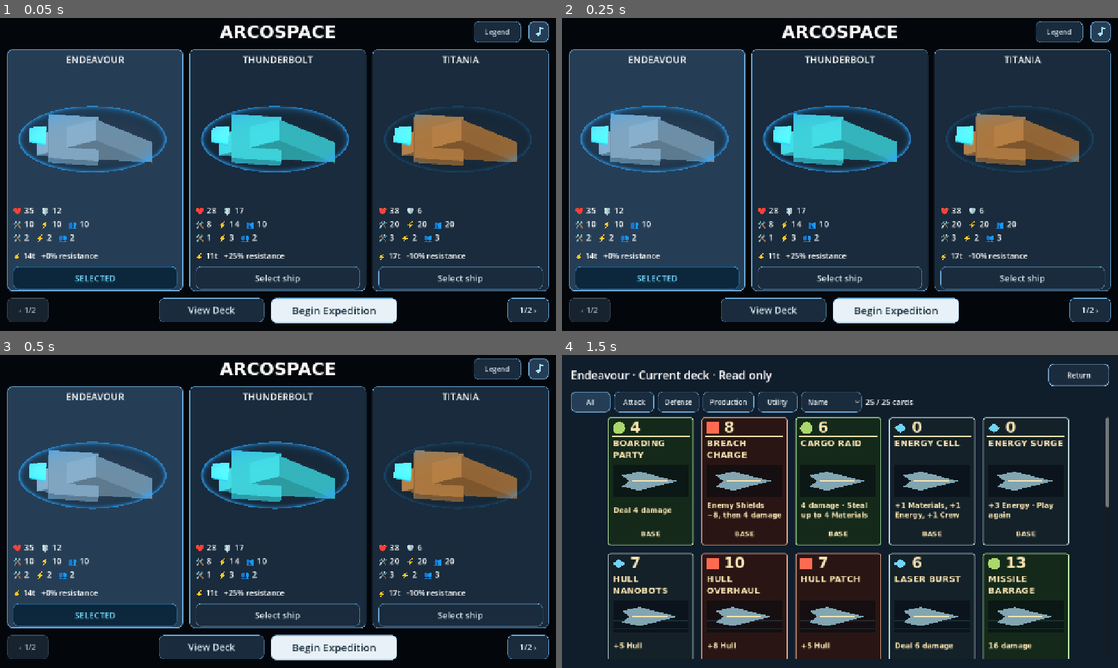
Above: before the commit, frames 1-4 (two rows, left to right).
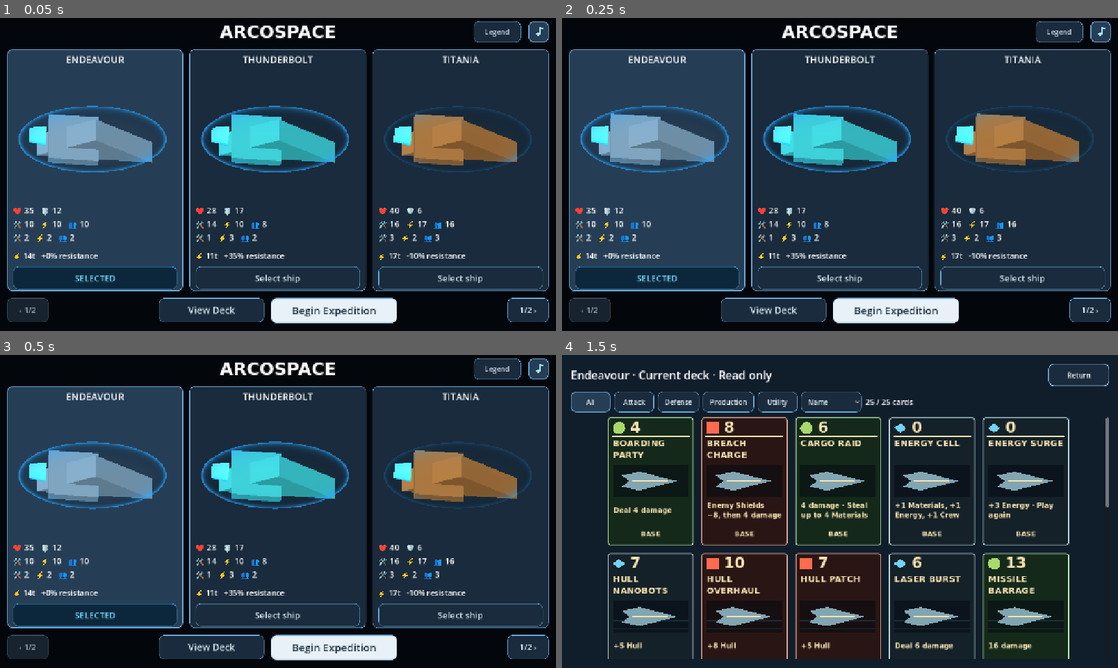
Above: after the commit, the same moments.

Repository: RPGMaster2000/arcospace
Game: Godot game, scene res://scenes/battle_setup.tscn
The game is run twice, just before and just after one commit, with the same random seed, the same clock (stepped at 60 frames per second) and the same inputs.
Inputs:
- Up to frame 1 (0.05 s): no input
- Up to frame 2 (0.25 s): no input
- Up to frame 3 (0.5 s): no input
- Up to frame 4 (1.5 s): click "Begin Expedition" at 0.5 s; click "Deck" at 1.25 s

The runs differ from the first frame. In frame 1, 0.2% of the frame differs, in the area x 37-82%, y 60-77%; in frame 2, 0.2%; in frame 3, 0.2%; in frame 4, nothing differs.

Commit message:
Rebalanced starting resources and attributes to some ships.

Diff:
--- a/ships/player/callisto.tres
+++ b/ships/player/callisto.tres
@@ -1,7 +1,6 @@
-[gd_resource type="Resource" script_class="ShipData" format=3]
+[gd_resource type="Resource" script_class="ShipData" format=3 uid="uid://bwnql14561x3a"]
 
 [ext_resource type="Script" uid="uid://b36leqx5vbv1c" path="res://scripts/ship_data.gd" id="1_s4cye"]
-
 [ext_resource type="Resource" path="res://cards/01_shield_plating.tres" id="Card1"]
 [ext_resource type="Resource" path="res://cards/02_shield_array.tres" id="Card2"]
 [ext_resource type="Resource" path="res://cards/03_hull_patch.tres" id="Card3"]
@@ -30,19 +29,14 @@
 
 [resource]
 script = ExtResource("1_s4cye")
+ship_name = "Callisto"
+subtitle = "Shield Cruiser"
 role = "Energy / Shields"
-subtitle = "Shield Cruiser"
-ftl_resistance = 0.0
-ftl_turns = 14
+summary = "Energy specialist; extra Materials reserves support Shields and Reactor development."
+shields = 12
+energy = 8
+crew = 12
+reactor = 3
 quarters = 1
-reactor = 3
-synthesizer = 2
-crew = 10
-energy = 10
-materials = 12
-shields = 12
-hull_capacity = 35
-ship_name = "Callisto"
-summary = "Energy specialist; extra Materials reserves support Shields and Reactor development."
 hull_color = Color(0.52, 0.67, 0.78, 1)
 starting_cards = Array[Resource]([ExtResource("Card1"), ExtResource("Card2"), ExtResource("Card3"), ExtResource("Card4" …(483 unchanged characters)…
--- a/ships/player/ganymede.tres
+++ b/ships/player/ganymede.tres
@@ -1,7 +1,6 @@
-[gd_resource type="Resource" script_class="ShipData" format=3]
+[gd_resource type="Resource" script_class="ShipData" format=3 uid="uid://d2bqoemd4wdyy"]
 
 [ext_resource type="Script" uid="uid://b36leqx5vbv1c" path="res://scripts/ship_data.gd" id="1_s4cye"]
-
 [ext_resource type="Resource" path="res://cards/01_shield_plating.tres" id="Card1"]
 [ext_resource type="Resource" path="res://cards/02_shield_array.tres" id="Card2"]
 [ext_resource type="Resource" path="res://cards/03_hull_patch.tres" id="Card3"]
@@ -30,19 +29,14 @@
 
 [resource]
 script = ExtResource("1_s4cye")
+ship_name = "Ganymede"
+subtitle = "Industrial Cruiser"
 role = "Materials / Construction"
-subtitle = "Industrial Cruiser"
-ftl_resistance = 0.0
-ftl_turns = 14
-quarters = 2
+summary = "Materials specialist; extra Crew reserves support construction and industrial offense."
+shields = 12
+materials = 8
+energy = 12
+synthesizer = 3
 reactor = 1
-synthesizer = 3
-crew = 12
-energy = 10
-materials = 10
-shields = 12
-hull_capacity = 35
-ship_name = "Ganymede"
-summary = "Materials specialist; extra Crew reserves support construction and industrial offense."
 hull_color = Color(0.52, 0.67, 0.78, 1)
 starting_cards = Array[Resource]([ExtResource("Card1"), ExtResource("Card2"), ExtResource("Card3"), ExtResource("Card4" …(482 unchanged characters)…
--- a/ships/player/orion.tres
+++ b/ships/player/orion.tres
@@ -1,7 +1,6 @@
-[gd_resource type="Resource" script_class="ShipData" format=3]
+[gd_resource type="Resource" script_class="ShipData" format=3 uid="uid://br7ojnjye5rp6"]
 
 [ext_resource type="Script" uid="uid://b36leqx5vbv1c" path="res://scripts/ship_data.gd" id="1_s4cye"]
-
 [ext_resource type="Resource" path="res://cards/01_shield_plating.tres" id="Card1"]
 [ext_resource type="Resource" path="res://cards/02_shield_array.tres" id="Card2"]
 [ext_resource type="Resource" path="res://cards/03_hull_patch.tres" id="Card3"]
@@ -30,19 +29,14 @@
 
 [resource]
 script = ExtResource("1_s4cye")
+ship_name = "Orion"
+subtitle = "Boarding Cruiser"
 role = "Crew / Boarding"
-subtitle = "Boarding Cruiser"
-ftl_resistance = 0.0
-ftl_turns = 14
+summary = "Crew specialist; extra Energy reserves support boarding, theft and disruption."
+shields = 12
+materials = 8
+energy = 12
+synthesizer = 1
 quarters = 3
-reactor = 2
-synthesizer = 1
-crew = 10
-energy = 12
-materials = 10
-shields = 12
-hull_capacity = 35
-ship_name = "Orion"
-summary = "Crew specialist; extra Energy reserves support boarding, theft and disruption."
 hull_color = Color(0.52, 0.67, 0.78, 1)
 starting_cards = Array[Resource]([ExtResource("Card1"), ExtResource("Card2"), ExtResource("Card3"), ExtResource("Card4" …(485 unchanged characters)…
--- a/ships/player/thunderbolt.tres
+++ b/ships/player/thunderbolt.tres
@@ -29,19 +29,17 @@
 
 [resource]
 script = ExtResource("1_n0hhp")
-quarters = 2
-crew = 10
 ship_name = "Thunderbolt"
 subtitle = "Fast and Tactical"
 role = "Energy / Disruption"
 summary = "Fast, resistant EMP Pulse; strong Shields and Energy production, weaker Hull."
 hull_capacity = 28
 shields = 17
-materials = 8
-energy = 14
+materials = 14
+crew = 8
 synthesizer = 1
 reactor = 3
 ftl_turns = 11
-ftl_resistance = 0.25
+ftl_resistance = 0.3500000000000001
 hull_color = Color(0.25, 0.85, 0.88, 1)
 starting_cards = Array[Resource]([ExtResource("2_aatw3"), ExtResource("3_tctpy"), ExtResource("4_lgigk"), ExtResource(" …(532 unchanged characters)…
--- a/ships/player/titania.tres
+++ b/ships/player/titania.tres
@@ -1,7 +1,6 @@
 [gd_resource type="Resource" script_class="ShipData" format=3 uid="uid://bn64pn4sw3tli"]
 
 [ext_resource type="Script" uid="uid://b36leqx5vbv1c" path="res://scripts/ship_data.gd" id="1_8bt07"]
-
 [ext_resource type="Resource" path="res://cards/01_shield_plating.tres" id="Card1"]
 [ext_resource type="Resource" path="res://cards/02_shield_array.tres" id="Card2"]
 [ext_resource type="Resource" path="res://cards/03_hull_patch.tres" id="Card3"]
@@ -34,13 +33,12 @@
 subtitle = "Mobile Stronghold"
 role = "Industrial / Crew"
 summary = "Heavy reserves and Materials/Crew production; weaker Shields and slow, vulnerable EMP Pulse."
-hull_capacity = 38
+hull_capacity = 40
 shields = 6
-materials = 20
-energy = 20
-crew = 20
+materials = 16
+energy = 17
+crew = 16
 synthesizer = 3
-reactor = 2
 quarters = 3
 ftl_turns = 17
 ftl_resistance = -0.1
Not shown: 1 places in ships/player/callisto.tres that only renumber resources
